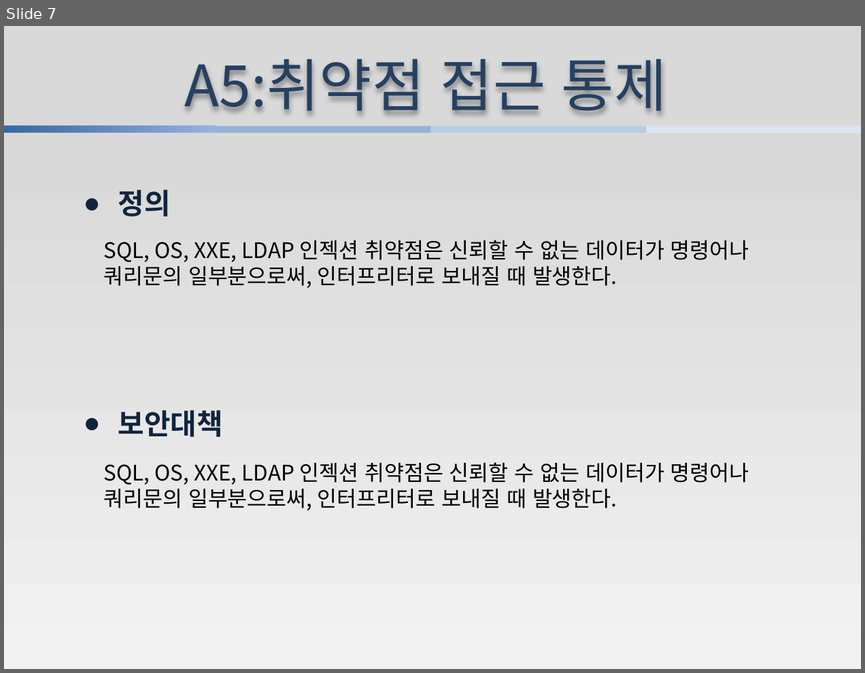
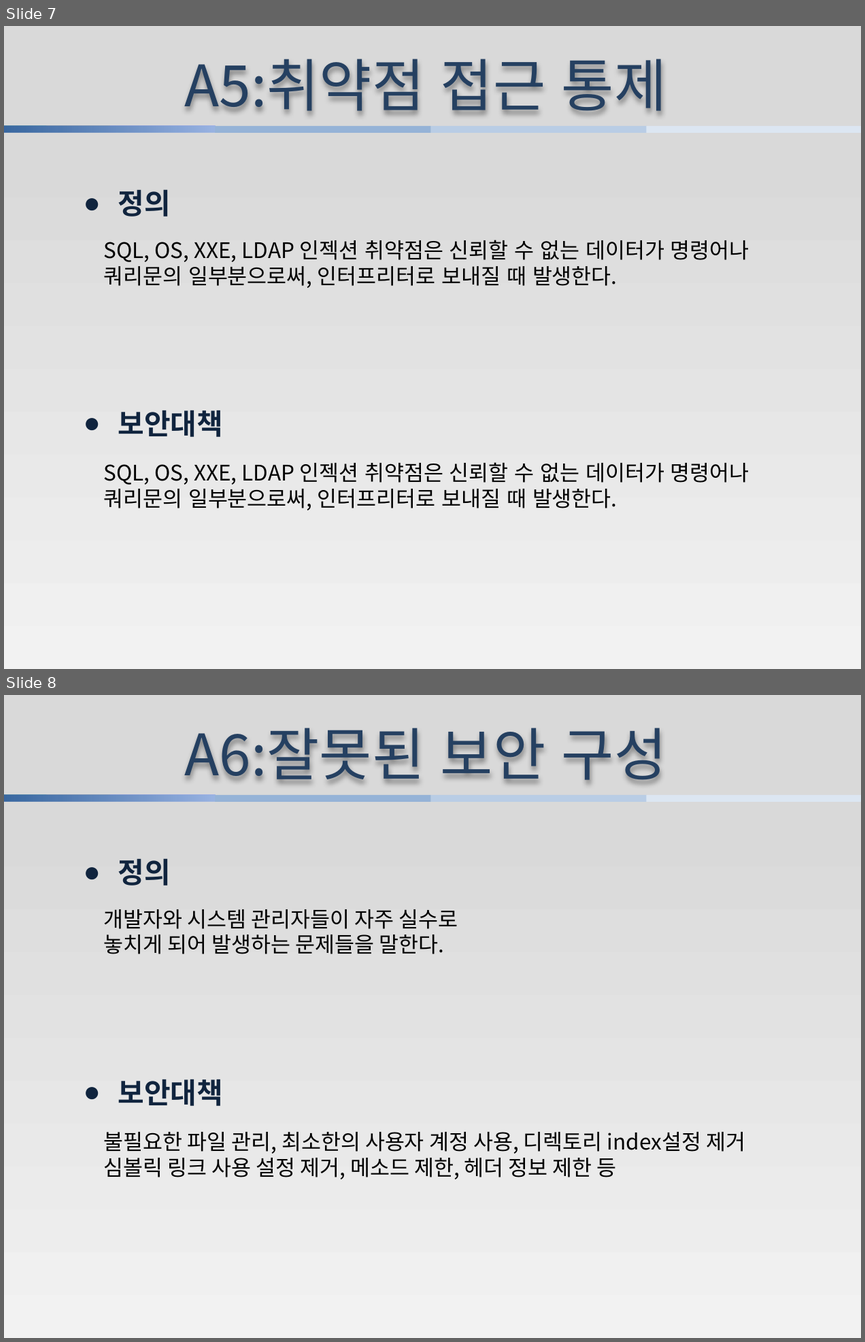
Before and after one commit to jungyohan731/han, a slide deck: 프로젝트 보고서.pptx. Shown one above the other, each under a label of ours: slide 7 before the commit, slides 7 and 8 after it. The pictures are 865x673 and 865x1342 pixels, drawn with LibreOffice and Linux fonts; fonts in the diff are those of the drawing. Boxes give left, top, right and bottom in pixels: in the first picture for what was removed or moved away, otherwise in the second. Text is boxed around its words. In the diff, an @@ line names an element or a change of style, - is before the commit and + after.

```diff
--- a/프로젝트 보고서.pptx
+++ b/프로젝트 보고서.pptx
@@ slide 8 added at <box>4,695,861,1338</box>, background gradient #D9D9D9 to #F2F2F2 @@
@@ text added at <box>185,728,667,783</box>, 48 pt, text #254061 @@
+A6:잘못된 보안 구성
@@ rectangle added at <box>4,795,215,802</box>, fill gradient #9AB5E4 to #265A99 to #E1E8F5 @@
@@ rectangle added at <box>215,795,430,802</box>, fill #95B3D7 @@
@@ rectangle added at <box>430,795,647,802</box>, fill #B9CDE5 @@
@@ rectangle added at <box>647,795,861,802</box>, fill #DCE6F2 @@
@@ text added at <box>118,858,171,885</box>, 24 pt, text #0F243E, bold @@
+● 정의
@@ text added at <box>103,909,458,954</box>, 18 pt, text #000000 @@
+개발자와 시스템 관리자들이 자주 실수로
+놓치게 되어 발생하는 문제들을 말한다.
@@ text added at <box>118,1079,224,1106</box>, 24 pt, text #0F243E, bold @@
+● 보안대책
@@ text added at <box>103,1132,745,1179</box>, 18 pt, text #000000 @@
+불필요한 파일 관리, 최소한의 사용자 계정 사용, 디렉토리 index설정 제거
+심볼릭 링크 사용 설정 제거, 메소드 제한, 헤더 정보 제한 등
```
Also in this commit, not shown: 7 other slides changed, 2 other slides added, 3 slides removed, 1 other file.
